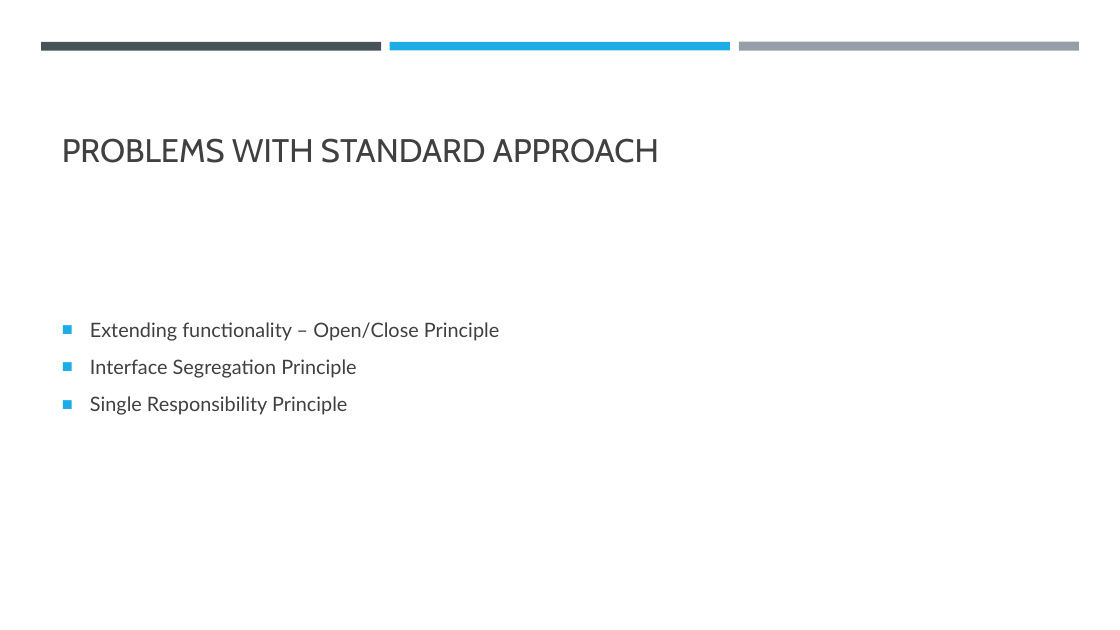
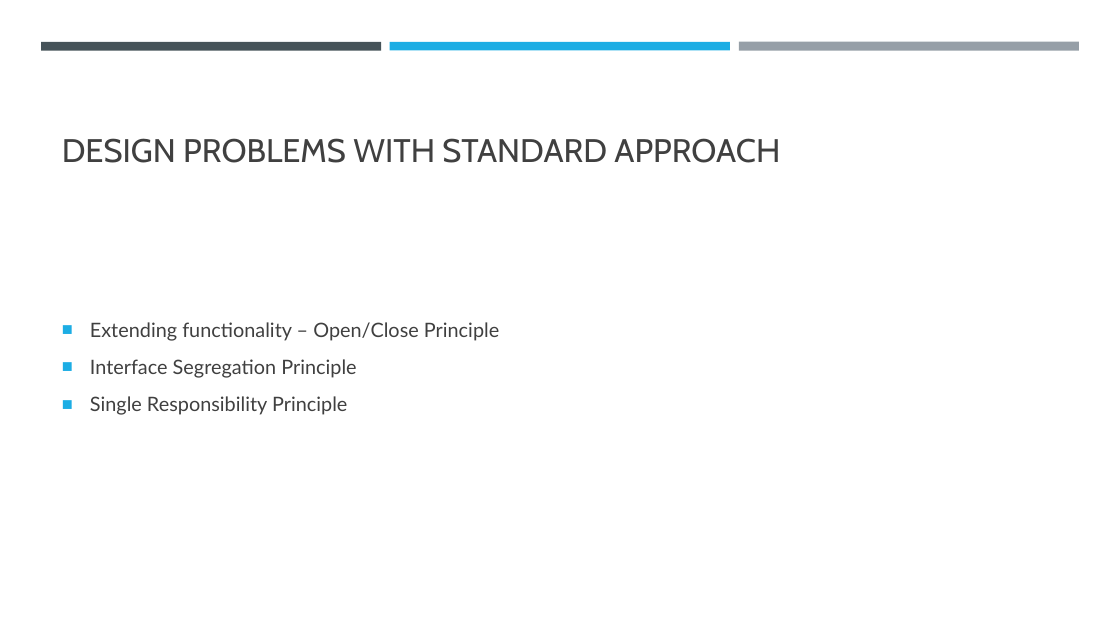
Before and after one commit to vesou/MediatRDemo, a slide deck: slide 7 of How to decouple your code.pptx. Drawn at 1120x630 pixels with LibreOffice and Linux fonts; fonts in the diff are those of the drawing. Boxes give left, top, right and bottom in pixels: in the first picture for what was removed or moved away, otherwise in the second. Text is boxed around its words. In the diff, an @@ line names an element or a change of style, - is before the commit and + after.

```diff
--- a/How to decouple your code.pptx
+++ b/How to decouple your code.pptx
@@ title at [62, 138, 780, 163]: text changed @@
-PROBLEMS WITH STANDARD APPROACH
+DESIGN PROBLEMS WITH STANDARD APPROACH
```
Also in this commit, not shown: 1 slide added.
